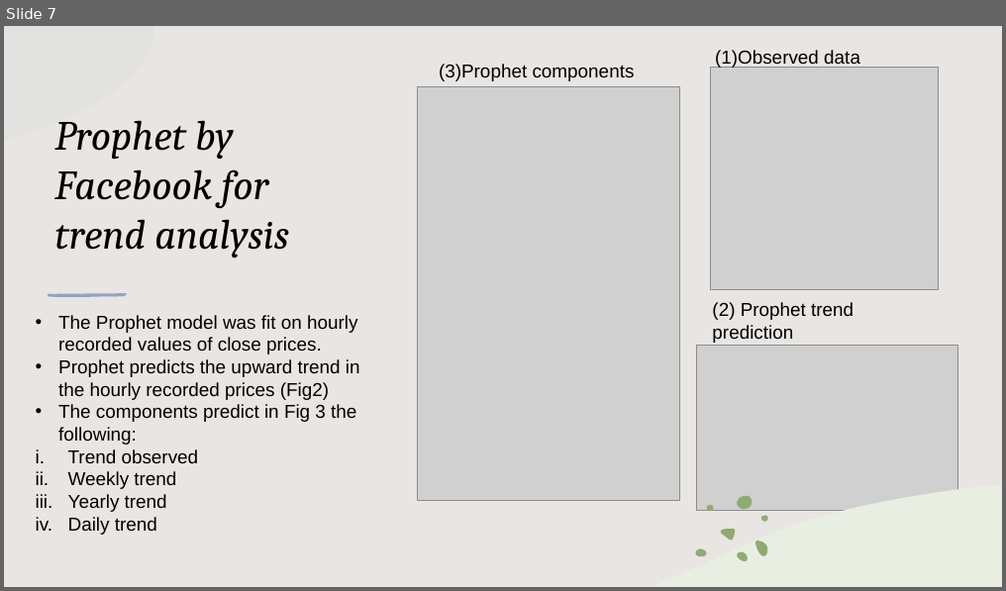
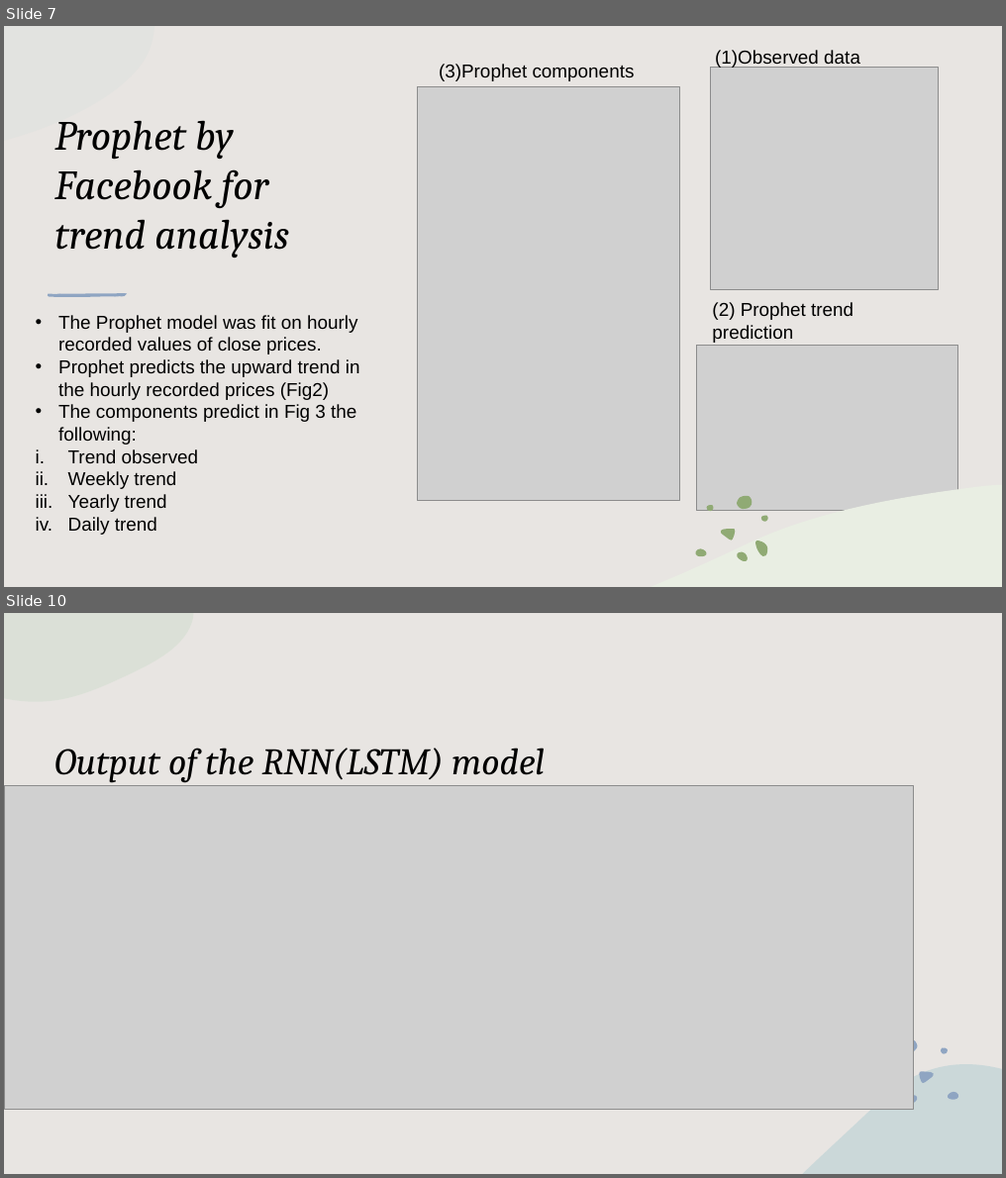
Before and after one commit to gamparohit/bitcoin, a slide deck: Data Mining Project.pptx. Shown one above the other, each under a label of ours: slide 7 before the commit, slides 7 and 10 after it; the slides between them are not shown. The pictures are 1006x591 and 1006x1178 pixels, drawn with LibreOffice and Linux fonts; fonts in the diff are those of the drawing; grey boxes stand for pictures. Boxes give left, top, right and bottom in pixels: in the first picture for what was removed or moved away, otherwise in the second. Text is boxed around its words. In the diff, an @@ line names an element or a change of style, - is before the commit and + after.

```diff
--- a/Data Mining Project.pptx
+++ b/Data Mining Project.pptx
@@ slide 10 added at (x1=4, y1=613, x2=1002, y2=1174), background #E8E5E2; not listed: 2 template elements that a slide beside it also shows @@
@@ title added at (x1=54, y1=748, x2=545, y2=783), 36 pt, text #000000, italic @@
+Output of the RNN(LSTM) model
@@ picture added at (x1=4, y1=786, x2=914, y2=1110) @@
@@ group added at (x1=902, y1=1039, x2=959, y2=1105): 5 freeform shapes @@
```
Also in this commit, not shown: 1 slide changed, 2 other slides added.
